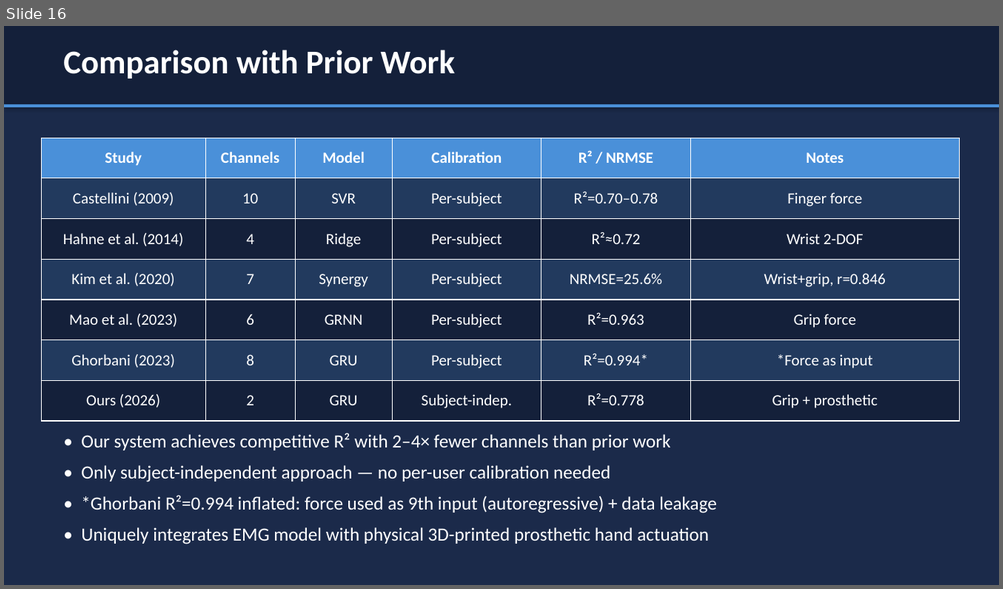
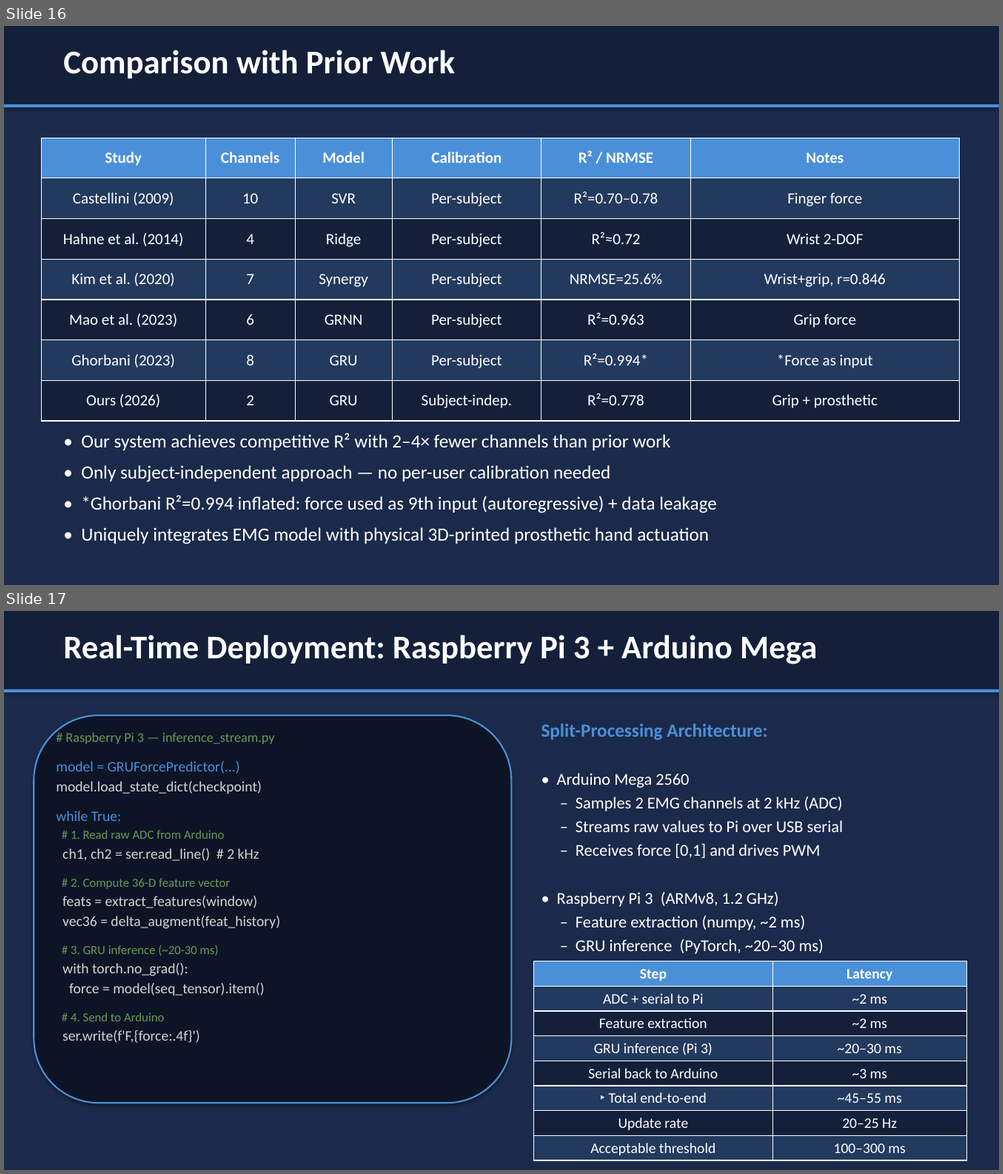
Before and after one commit to mohamedramyharras/graduation-project, a slide deck: paper/presentation.pptx. Shown one above the other, each under a label of ours: slide 16 before the commit, slides 16 and 17 after it. The pictures are 1003x589 and 1003x1174 pixels, drawn with LibreOffice and Linux fonts; fonts in the diff are those of the drawing. Boxes give left, top, right and bottom in pixels: in the first picture for what was removed or moved away, otherwise in the second. Text is boxed around its words. In the diff, an @@ line names an element or a change of style, - is before the commit and + after.

```diff
--- a/paper/presentation.pptx
+++ b/paper/presentation.pptx
@@ slide 17 added at (4, 611, 999, 1170), background #1B2A4A @@
@@ rectangle added at (4, 611, 999, 689), fill #14203A @@
@@ text added at (63, 635, 817, 664), 32 pt, text #FFFFFF, bold @@
+Real-Time Deployment: Raspberry Pi 3 + Arduino Mega
@@ rectangle added at (4, 689, 999, 692), fill #4A90D9 @@
@@ rounded rectangle added at (34, 715, 512, 1103), fill #0D1426, outline #4A90D9 1.5 pt @@
@@ text added at (56, 732, 280, 1043), 14 pt, text #D4D4D4 @@
+# Raspberry Pi 3 — inference_stream.py
+model = GRUForcePredictor(...)
+model.load_state_dict(checkpoint)
+while True:
+# 1. Read raw ADC from Arduino
+ch1, ch2 = ser.read_line() # 2 kHz
+# 2. Compute 36-D feature vector
+feats = extract_features(window)
+vec36 = delta_augment(feat_history)
+# 3. GRU inference (~20-30 ms)
+with torch.no_grad():
+force = model(seq_tensor).item()
+# 4. Send to Arduino
+ser.write(f'F,{force:.4f}')
@@ text added at (541, 723, 843, 954), 16 pt, text #FFFFFF @@
+Split-Processing Architecture:
+• Arduino Mega 2560
+– Samples 2 EMG channels at 2 kHz (ADC)
+– Streams raw values to Pi over USB serial
+– Receives force [0,1] and drives PWM
+• Raspberry Pi 3 (ARMv8, 1.2 GHz)
+– Feature extraction (numpy, ~2 ms)
+– GRU inference (PyTorch, ~20–30 ms)
+– Butterworth smoothing (4 Hz)
@@ table added at (534, 962, 967, 1159), 8 rows, 2 columns @@
+Step | Latency
+ADC + serial to Pi | ~2 ms
+Feature extraction | ~2 ms
+GRU inference (Pi 3) | ~20–30 ms
+Serial back to Arduino | ~3 ms
+‣ Total end-to-end | ~45–55 ms
+Update rate | 20–25 Hz
+Acceptable threshold | 100–300 ms
```
Also in this commit, not shown: 1 slide changed, 1 slide removed, 9 other files.
